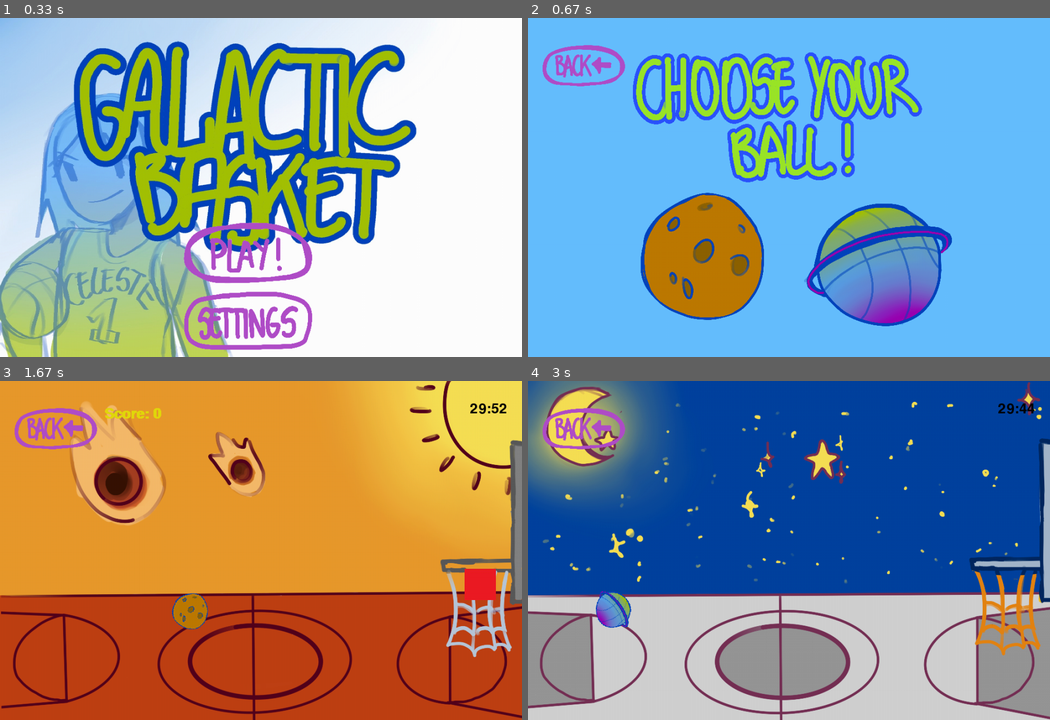
Above: before the commit, frames 1-4 (two rows, left to right).
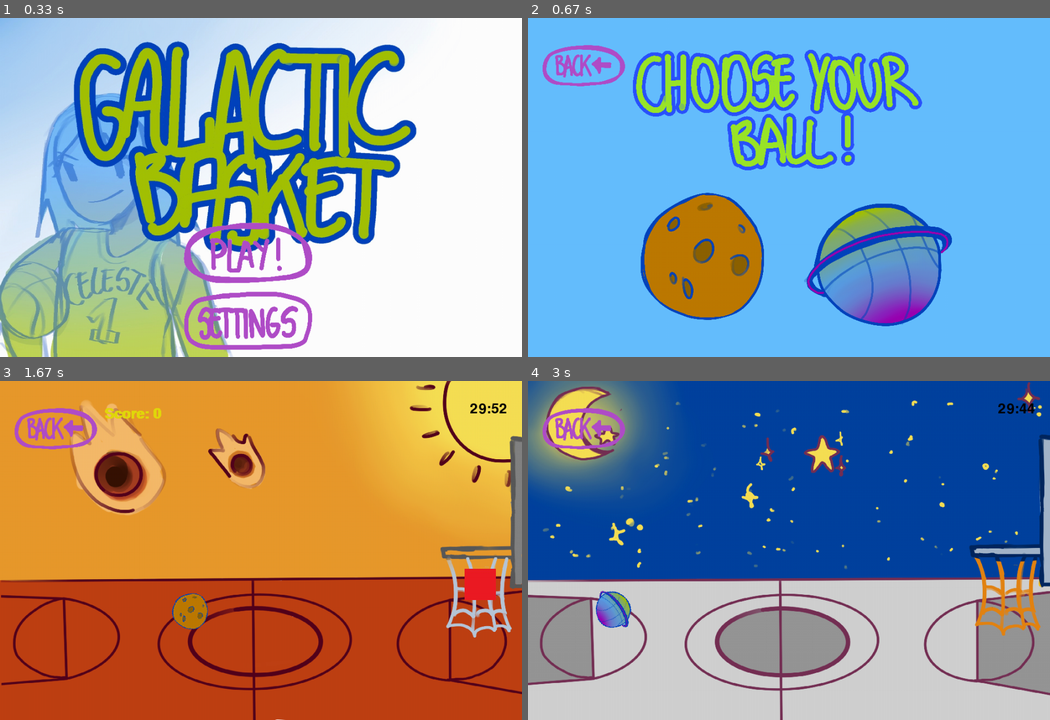
Above: after the commit, the same moments.

Repository: EliasEK05/pygame.project.galactic.basket
Game: pygame game, started from main.py
Two runs of this game, one before a commit and one after it. Both use one fixed random seed, a clock stepped at 60 frames per second and the inputs below.
Inputs (mouse positions are in pixels of both pictures, inside the frame that each line leads up to):
- Up to frame 1 (0.33 s): no input
- Up to frame 2 (0.67 s): click (773, 251) at 0.38 s
- Up to frame 3 (1.67 s): press the mouse at (349, 628) at 0.7 s; move the mouse to (307, 608) at 0.8 s; release the mouse at (266, 587) at 0.93 s; press the mouse at (57, 438) at 1.03 s; move the mouse to (208, 496) at 1.13 s; release the mouse at (365, 553) at 1.27 s; right-click (229, 567) at 1.38 s
- Up to frame 4 (3 s): press the mouse at (585, 438) at 1.7 s; move the mouse to (601, 533) at 1.8 s; release the mouse at (611, 625) at 1.93 s; press the mouse at (585, 438) at 2.03 s; move the mouse to (668, 455) at 2.13 s; release the mouse at (757, 475) at 2.27 s; press the mouse at (585, 438) at 2.37 s; move the mouse to (710, 536) at 2.47 s; release the mouse at (830, 635) at 2.6 s; press the mouse at (877, 628) at 2.7 s; move the mouse to (877, 543) at 2.8 s; release the mouse at (877, 462) at 2.93 s

Frame 1 is identical in both runs. In frame 2, 7.1% of the frame differs, in the area x 20-76%, y 9-49%; in frame 3, 16%; in frame 4, 19%, in the area x 0-100%, y 1-100%.

Commit message:
ajout règles du jeu dans paramètres

Diff:
--- a/main.py
+++ b/main.py
@@ -88,19 +88,19 @@
 
 # Fond d'écran paramètres
 parametre = pygame.image.load("image/settings.png").convert_alpha()
-parametre = pygame.transform.scale(parametre, (1000, 700))
+parametre = pygame.transform.scale(parametre, (1000, 650))
 
 play = pygame.image.load("image/mode_menu.png").convert_alpha()
-play = pygame.transform.scale(play, (1000, 700))
+play = pygame.transform.scale(play, (1000, 650))
 
 endgame = pygame.image.load("image/end_of_game.png").convert_alpha()
-endgame = pygame.transform.scale(endgame, (1000, 700))
+endgame = pygame.transform.scale(endgame, (1000, 650))
 
 mode_2 = pygame.image.load("image/court_mode_2.png").convert_alpha()
-mode_2 = pygame.transform.scale(mode_2, (1000, 700))
+mode_2 = pygame.transform.scale(mode_2, (1000, 650))
 
 mode_1 = pygame.image.load("image/court_mode_1.png").convert_alpha()
-mode_1 = pygame.transform.scale(mode_1, (1000, 700))
+mode_1 = pygame.transform.scale(mode_1, (1000, 650))
 
 
 # bouton play
@@ -121,14 +121,14 @@
 bouton_on = pygame.image.load("image/volume_on.png").convert_alpha()
 bouton_on = pygame.transform.scale(bouton_on, (250, 250))  # possibilité de changer la taille
 bouton_clic_on = bouton_on.get_rect()
-bouton_clic_on.topleft = (250, 125)
+bouton_clic_on.topleft = (250, 80)
 print(bouton_clic_on)
 
 # bouton off
 bouton_off = pygame.image.load("image/volume_off.png").convert_alpha()
 bouton_off = pygame.transform.scale(bouton_off, (250, 250))  # possibilité de changer la taille
 bouton_clic_off = bouton_off.get_rect()
-bouton_clic_off.topleft = (550, 125)
+bouton_clic_off.topleft = (550, 80)
 print(bouton_clic_off)
 
 # bouton retour
